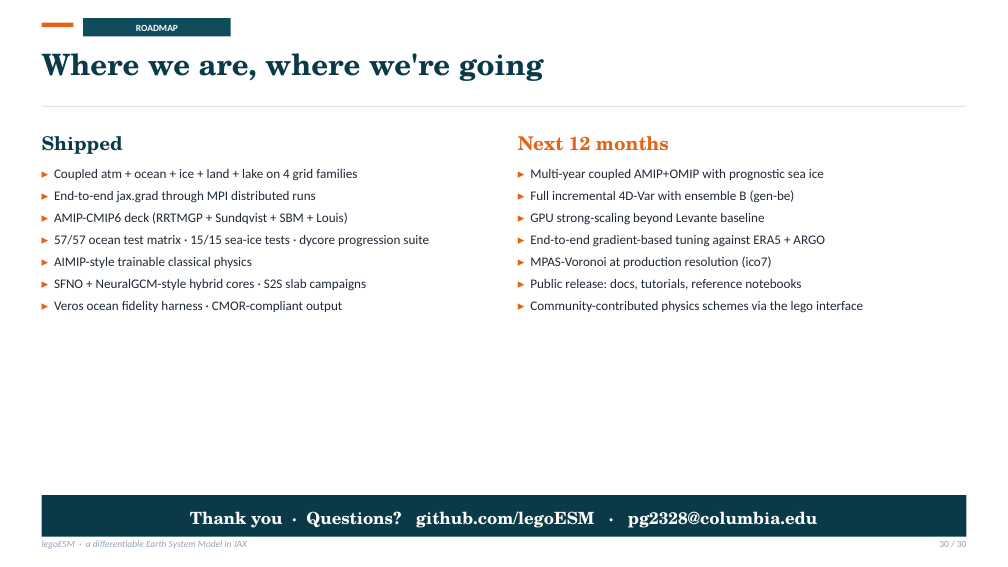
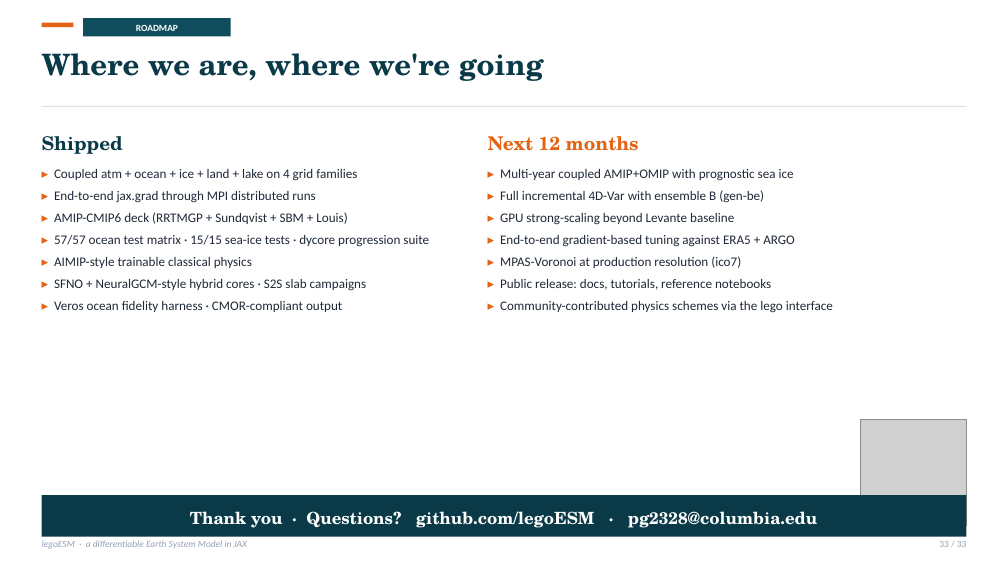
Before and after one commit to climate-federation/legoESM, a slide deck: slide 33 of legoESM_seminar.pptx (slide 30 before the commit). Drawn at 1008x567 pixels with LibreOffice and Linux fonts; fonts in the diff are those of the drawing; grey boxes stand for pictures. Boxes give left, top, right and bottom in pixels: in the first picture for what was removed or moved away, otherwise in the second. Text is boxed around its words. In the diff, an @@ line names an element or a change of style, - is before the commit and + after.

```diff
--- a/legoESM_seminar.pptx
+++ b/legoESM_seminar.pptx
@@ text "Next 12 months": place and size @@
-text "Next 12 months" at box(518, 136, 669, 151)
+text "Next 12 months" at box(488, 136, 639, 151)
@@ text "▸ Multi-year coupled AMIP+OMIP with ...": place and size @@
-text "▸ Multi-year coupled AMIP+OMIP with ..." at box(530, 169, 863, 313)
+text "▸ Multi-year coupled AMIP+OMIP with ..." at box(500, 169, 833, 313)
@@ picture added at box(861, 420, 966, 526) @@
```
Also in this commit, not shown: 27 other slides changed, 3 slides added, 5 other files.
